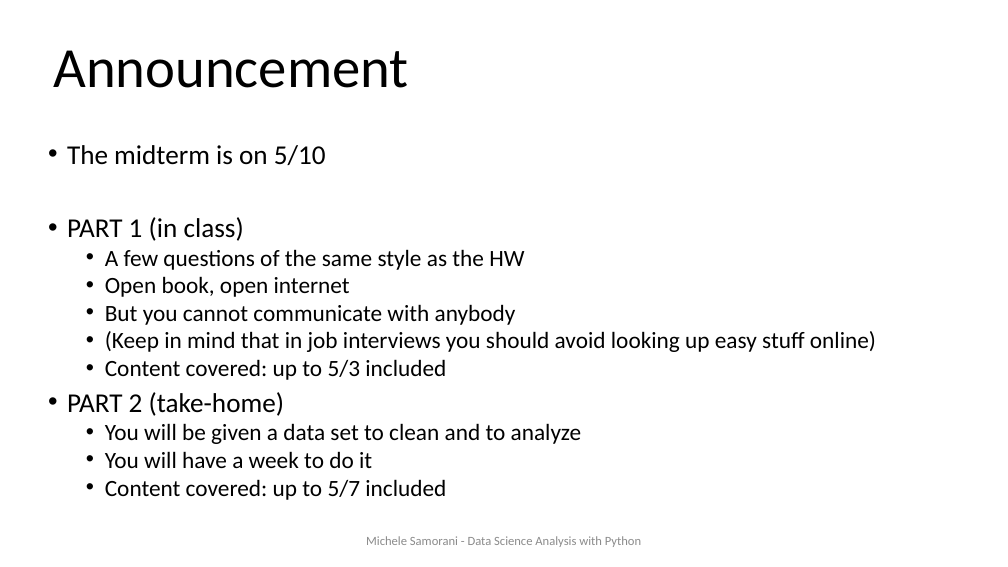
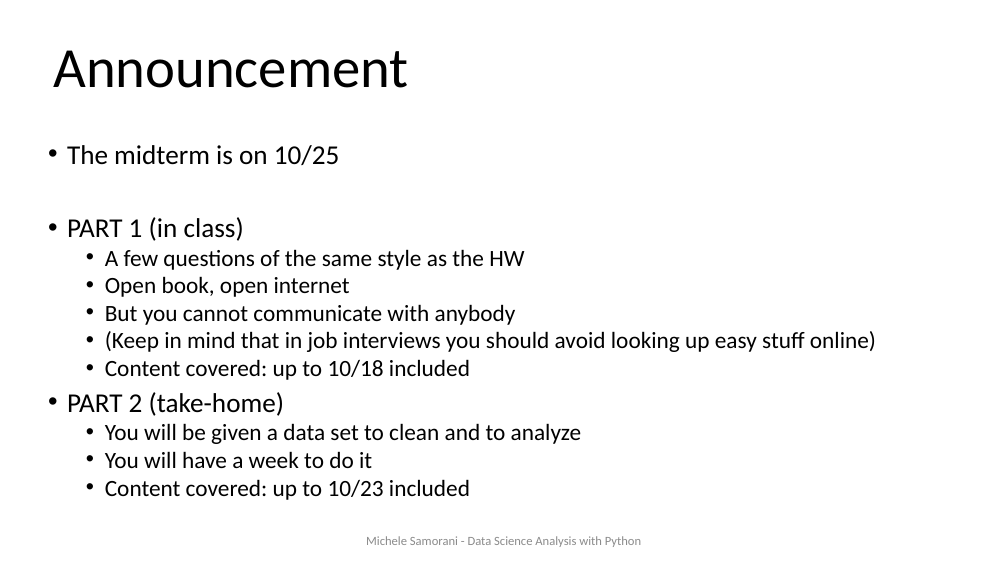
Before and after one commit to samorani/Data-Science-Analysis-with-Python, a slide deck: slide 2 of Module 7 -- merge/Module 7 merge.pptx. Drawn at 1008x567 pixels with LibreOffice and Linux fonts; fonts in the diff are those of the drawing. Boxes give left, top, right and bottom in pixels: in the first picture for what was removed or moved away, otherwise in the second. Text is boxed around its words. In the diff, an @@ line names an element or a change of style, - is before the commit and + after.

```diff
--- a/Module 7 -- merge/Module 7 merge.pptx
+++ b/Module 7 -- merge/Module 7 merge.pptx
@@ text at (x1=67, y1=145, x2=340, y2=165): text changed @@
-• The midterm is on 5/10
+• The midterm is on 10/25
@@ text at (x1=105, y1=359, x2=470, y2=380): text changed @@
-  • Content covered: up to 5/3 included
+  • Content covered: up to 10/18 included
@@ text at (x1=105, y1=479, x2=470, y2=500): text changed @@
-  • Content covered: up to 5/7 included
+  • Content covered: up to 10/23 included
```
Also in this commit, not shown: 3 other slides changed, 1 other file.
